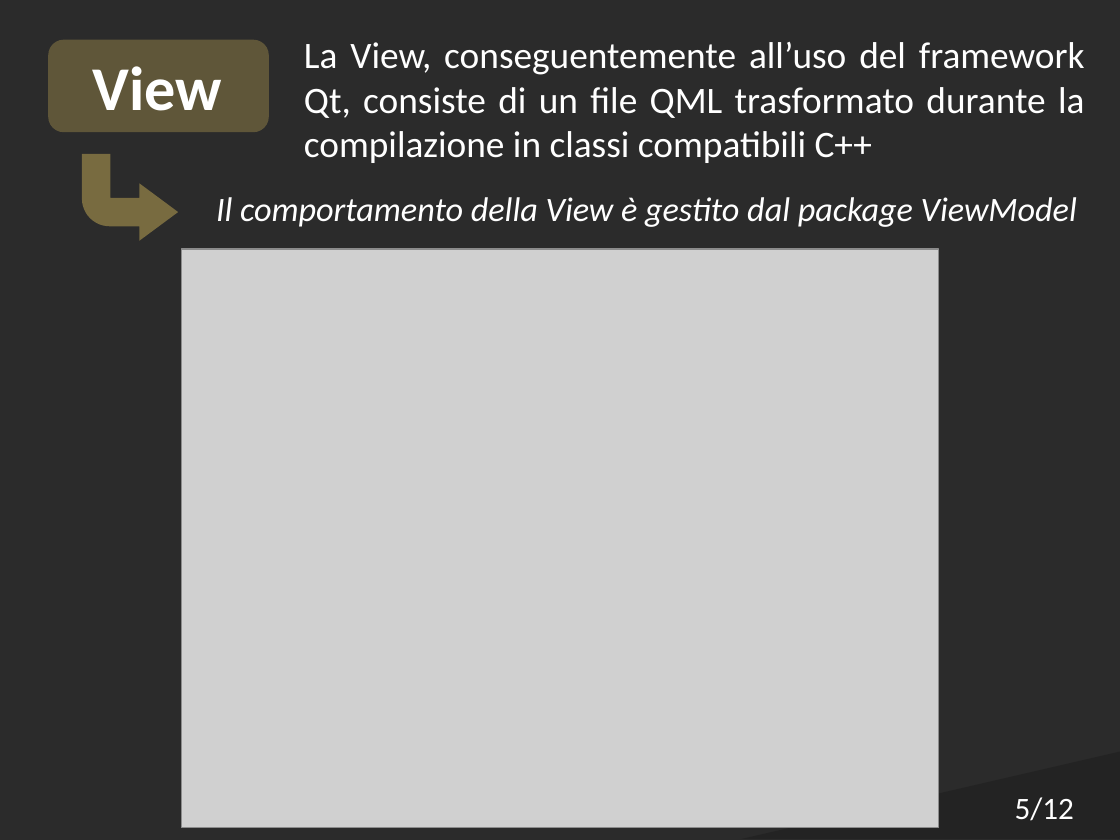
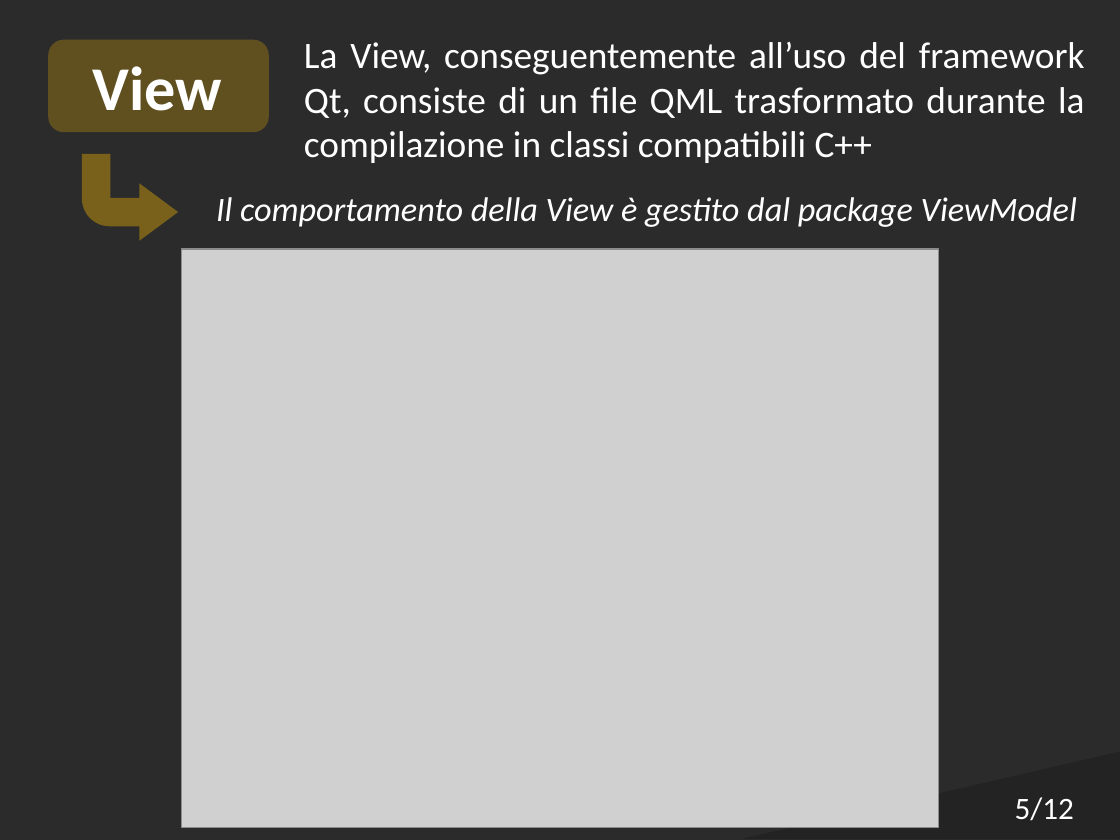
Before and after one commit to Italiaracerx/progettoSWE, a slide deck: slide 5 of Presentazioni/Presentazioni PB/Presentazione PB.pptx. Drawn at 1120x840 pixels with LibreOffice and Linux fonts; fonts in the diff are those of the drawing; grey boxes stand for pictures; background and template pictures are left out; a plain dark background stands for a picture behind light text. Boxes give left, top, right and bottom in pixels: in the first picture for what was removed or moved away, otherwise in the second. Text is boxed around its words. In the diff, an @@ line names an element or a change of style, - is before the commit and + after.

```diff
--- a/Presentazioni/Presentazioni PB/Presentazione PB.pptx
+++ b/Presentazioni/Presentazioni PB/Presentazione PB.pptx
@@ rounded rectangle at (48, 39, 269, 132): fill #FCD965 at 25% opacity to #FFC000 at 25% opacity @@
@@ bent arrow at (82, 153, 178, 241): fill #FCD965 at 37% opacity to #FFC000 at 37% opacity @@
```
Also in this commit, not shown: 11 other slides changed.
